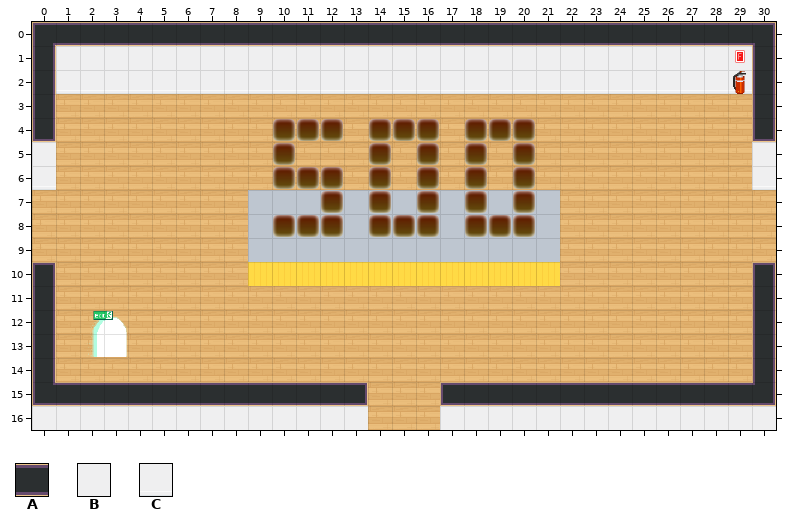
Tiled map (JSON): dist/map/500.json. The picture above is the old version.
Cells are 32x32 px. Shown: x 0..30, y 0..16.
Key: from "tileset5_export": A 56, B 62, C 72.
_ is an empty cell.
Layers that did not change in this view are not listed.
Layer "door-north" before, first column x 5:
 0 ________AAAAA__
 1 _________BBB___
 2 _________CCC___
 3 _______________
 4 _______________
 5 _______________
 6 _______________
 7 _______________
 8 _______________
 9 _______________
The same view after the edit:
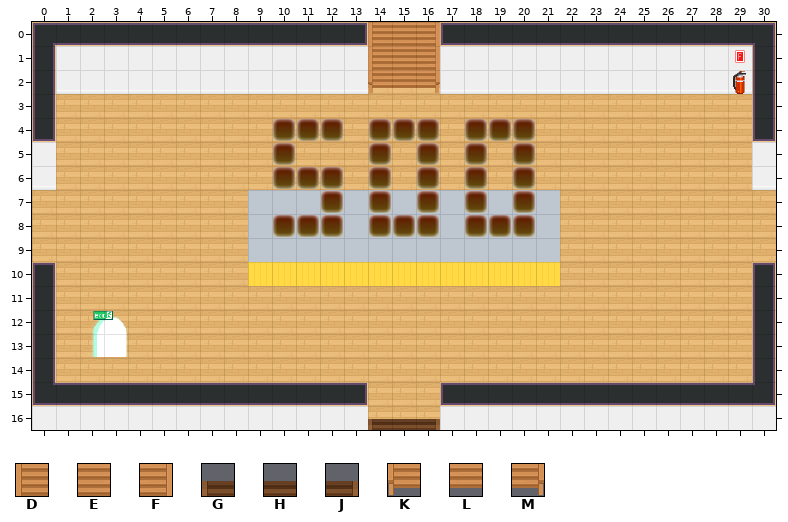
Further tiles: from "tileset5_export": D 35, E 36, F 37, G 84, H 85, J 86, K 97, L 98, M 99.
Tiles of an added or newly shown layer are drawn over the layers below it.
Diff:
Changed rows in their new state; . is an unchanged cell.
Layer "block-north" (now hidden):
first column x 14:
 2 ___
Layer "door-north" (now hidden):
first column x 13:
 0 _____
 1 .___.
 2 .___.
Layer "Stairs" (added):
first column x 14:
 0 DEF
 1 DEF
 2 KLM
first column x 14:
16 GHJ
Where, in picture pixels (left, top, right, bottom), the same in both pictures:
changed: (365, 22, 443, 94)
added: (368, 419, 440, 430)
